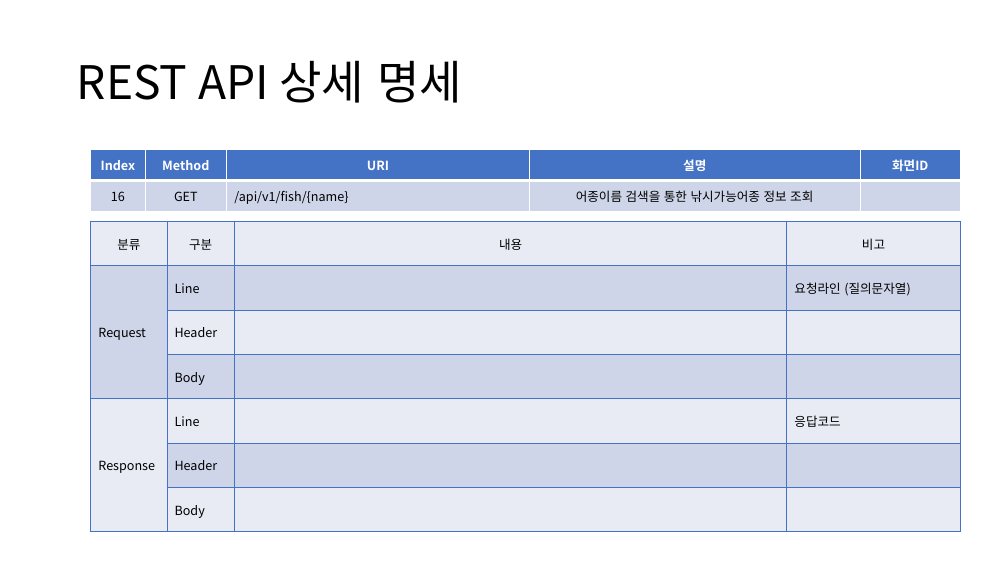
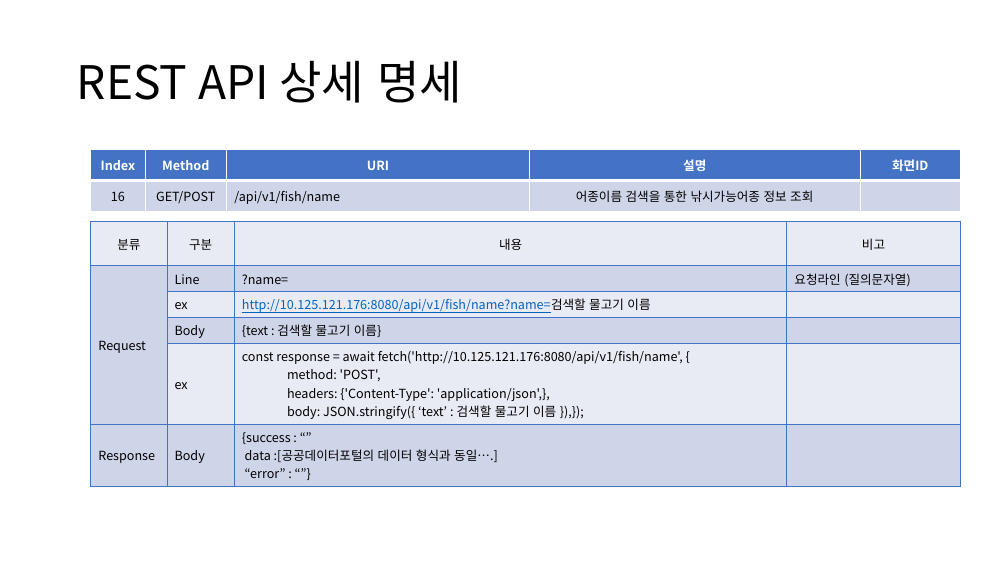
Before and after one commit to sujidaddy/workspace_miniproject, a slide deck: slide 38 of 미니프로젝트계획서제출용.pptx. Drawn at 1008x567 pixels with LibreOffice and Linux fonts; fonts in the diff are those of the drawing. Boxes give left, top, right and bottom in pixels: in the first picture for what was removed or moved away, otherwise in the second. Text is boxed around its words. In the diff, an @@ line names an element or a change of style, - is before the commit and + after.

```diff
--- a/미니프로젝트계획서제출용.pptx
+++ b/미니프로젝트계획서제출용.pptx
@@ table at (91,150,960,211) @@
-row 2, column 2: GET
+row 2, column 2: GET/POST
-row 2, column 3: /api/v1/fish/{name}
+row 2, column 3: /api/v1/fish/name
@@ table at (91,222,960,482) @@
-row 2: Request | Line |  | 요청라인 (질의문자열)
-row 3:  | Header |  | 
-row 4:  | Body |  | 
-row 5: Response | Line |  | 응답코드
-row 6:  | Header |  | 
-row 7:  | Body |  | 
+row 2: Request | Line | ?name= | 요청라인 (질의문자열)
+row 3:  | ex | http://10.125.121.176:8080/api/v1/fish/name?name=검색할 물고기 이름 | 
+row 4:  | Body | {text : 검색할 물고기 이름} | 
+row 5:  | ex | const response = await fetch('http://10.125.121.176:8080/api/v1/fish/name', { / method: 'POST', / headers: {'Content-Type': 'application/json',}, / body: JSON.stringify({ ‘text’ : 검색할 물고기 이름 }),}); | 
+row 6: Response | Body | {success : “” data :[공공데이터포털의 데이터 형식과 동일….] / “error” : “”} | 
```
Also in this commit, not shown: 19 other slides changed, 11 other files.
